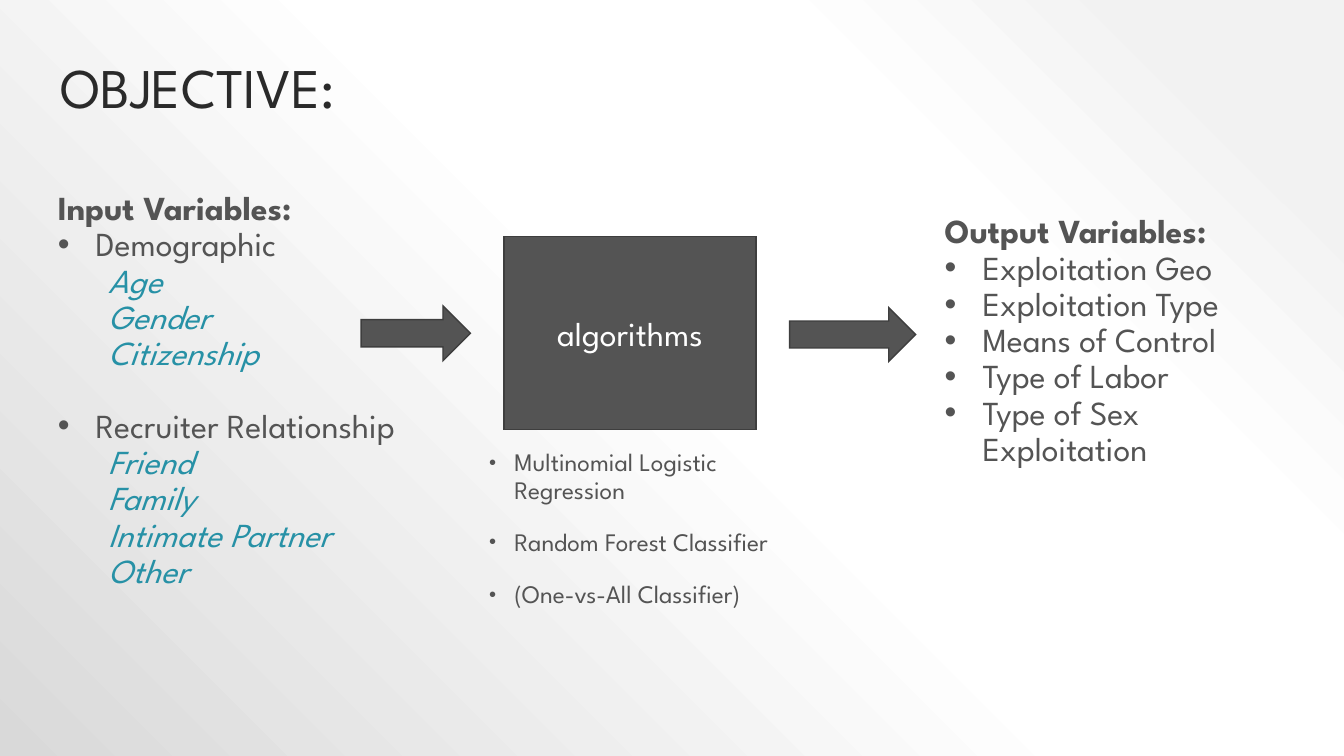
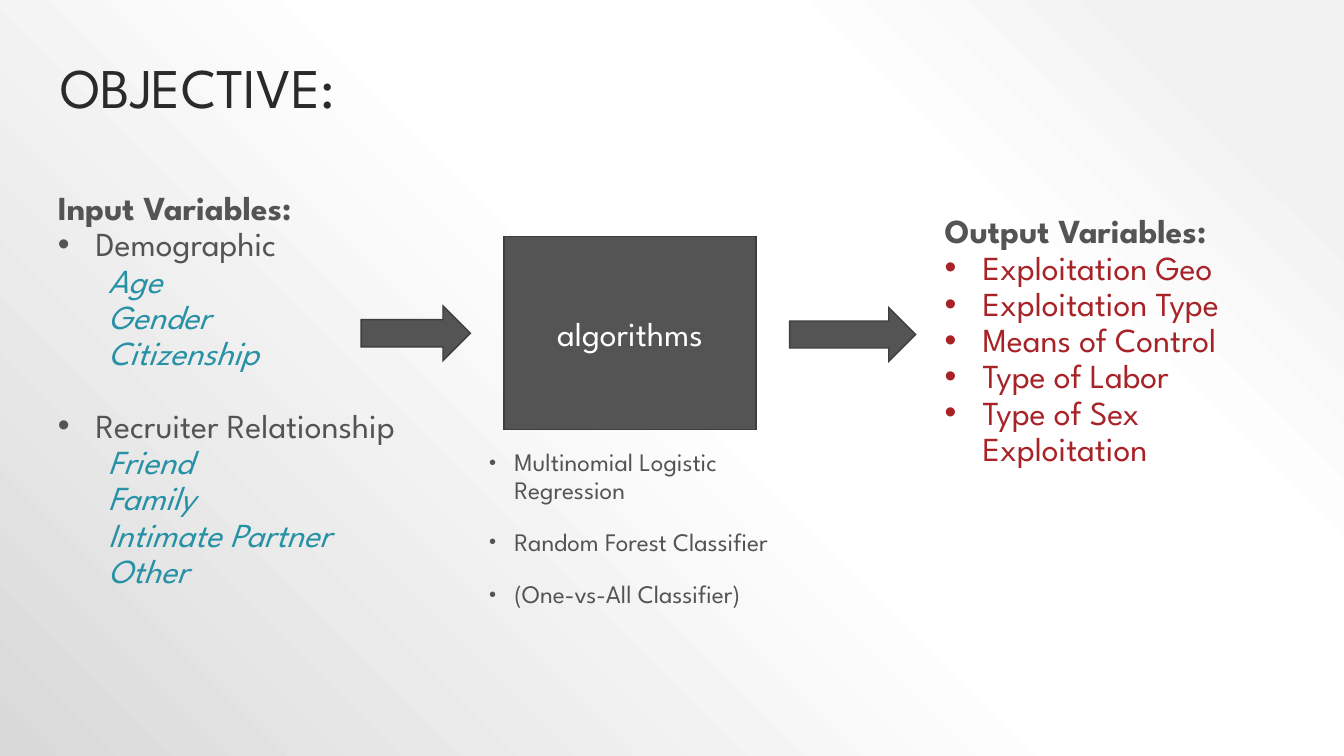
Before and after one commit to elleincheng/ga-ds-hw-repo, a slide deck: slide 19 of FinalProject_Part4/GA_DAT_FinalPresentation_ElleinCheng.pptx. Drawn at 1344x756 pixels with LibreOffice and Linux fonts; fonts in the diff are those of the drawing. Boxes give left, top, right and bottom in pixels: in the first picture for what was removed or moved away, otherwise in the second. Text is boxed around its words. In the diff, an @@ line names an element or a change of style, - is before the commit and + after.

```diff
--- a/FinalProject_Part4/GA_DAT_FinalPresentation_ElleinCheng.pptx
+++ b/FinalProject_Part4/GA_DAT_FinalPresentation_ElleinCheng.pptx
@@ text at <box>983,246,1219,468</box>: text colour #545454 to #A72327 in "Exploitation Geo", "Exploitation Type", "Means of Control", "Type of Labor" and 1 more places @@
```
